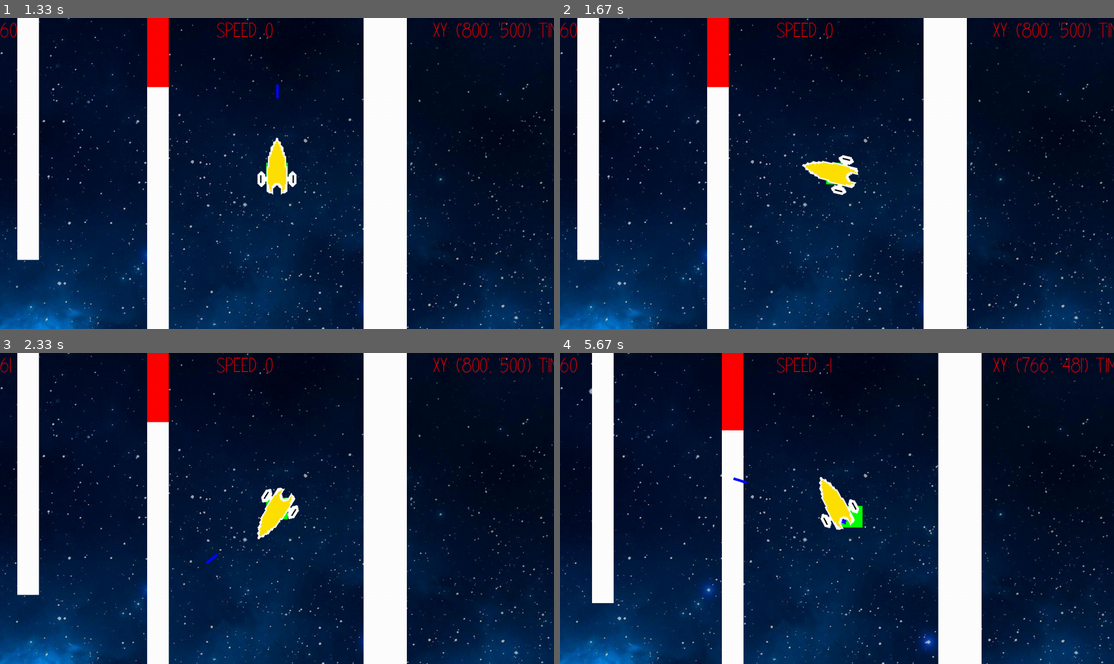
Above: before the commit, frames 1-4 (two rows, left to right).
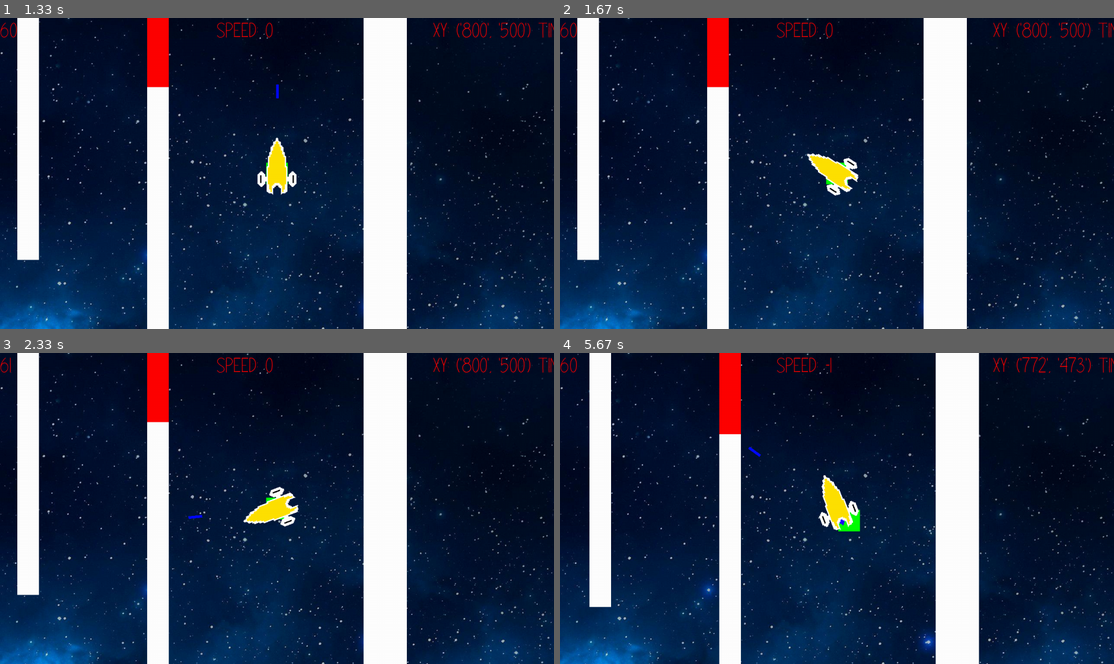
Above: after the commit, the same moments.

Repository: williamjamesj/pygame-project-williamjamesj
Game: pygame game, started from main.py
Two runs of this game, one before a commit and one after it. Both use one fixed random seed, a clock stepped at 60 frames per second and the inputs below.
Inputs (mouse positions are in pixels of both pictures, inside the frame that each line leads up to):
- Up to frame 1 (1.33 s): click (277, 142) at 0.38 s; click (277, 129) at 0.72 s; tap Space at 1 s
- Up to frame 2 (1.67 s): hold Left from 1.33 s (still down); tap Space at 1.4 s
- Up to frame 3 (2.33 s): tap Space at 1.7, 1.97, 2.3 s; release Left at 1.87 s; hold Down 1.9-2.2 s; hold Left from 2.23 s (still down)
- Up to frame 4 (5.67 s): tap Space at 2.6, 3.13, 3.43, 3.8, 4.2, 4.5, 4.7, 5, 5.2, 5.53 s; release Left at 2.63 s; hold Right 3.07-3.7 s; hold Down 3.73-4.1 s; hold Left 4.13-4.6 s; hold Right 4.63-5.1 s; hold Up 5.13-5.43 s; hold Right from 5.47 s (still down)

Frame 1 is identical in both runs. In frame 2, 0.6% of the frame differs, in the area x 43-54%, y 43-58%; in frame 3, 0.7%; in frame 4, 4.0%, in the area x 5-100%, y 0-100%.

Commit message:
added returns

Diff:
--- a/buttons.py
+++ b/buttons.py
@@ -14,6 +14,7 @@
         textw = self.rectangle.centerx - textobject.get_width()/2
         texth = self.rectangle.centery - textobject.get_height()/2
         surface.blit((textobject), (textw,texth))
+        return
     def interacts(self, mouseposition): # I probably should have just made it a sprite and used sprite collision code.
         mx,my = mouseposition
         topx,topy = self.rectangle.topleft
--- a/gameplay.py
+++ b/gameplay.py
@@ -17,7 +17,7 @@
     globals.destroyables = pygame.sprite.Group()
     playLevel(level)
     return
-def updatePlayer(keys):
+def updateGame(keys):
     globals.screen.blit(globals.backgroundpicture, (0,0))
     if keys[pygame.K_ESCAPE]==1:
         globals.gamestage = "levelselect"
--- a/levels.py
+++ b/levels.py
@@ -7,7 +7,7 @@
 def levelone():
     globals.spawnPointLocation = (800,500)
     globals.spawnPoint = SpawnPoint(globals.spawnPointLocation,50,50)
-    globals.playerspaceship = Spaceship(globals.spawnPointLocation,"yellowspaceship",10,0.1,0,4)
+    globals.playerspaceship = Spaceship(globals.spawnPointLocation,"yellowspaceship",10,0.1,0,3)
     globals.allobjects.add(globals.playerspaceship)
     globals.screen.blit(globals.backgroundpicture, (0,0))
     globals.allnonplayers.add(Barrier(500,300,50,600)) # Wall 1
@@ -23,11 +23,11 @@
 def leveltwo():
     globals.spawnPointLocation = (800,500)
     globals.spawnPoint = SpawnPoint(globals.spawnPointLocation,50,50)
-    globals.playerspaceship = Spaceship(globals.spawnPointLocation,"yellowspaceship",10,0.1,0,4)
+    globals.playerspaceship = Spaceship(globals.spawnPointLocation,"yellowspaceship",10,0.1,0,3)
     globals.allobjects.add(globals.playerspaceship)
     globals.screen.blit(globals.backgroundpicture, (0,0))
     globals.allnonplayers.add(Barrier(500,300,50,600)) # Wall 1
-    globals.destroyables.add(Destroyable(500,100,50,200)) # Wall 1
+    globals.destroyables.add(Destroyable(500,100,50,200)) # Wall 1 Destroyable
     globals.allnonplayers.add(Barrier(200,100,50,600)) # Wall 2
     globals.allnonplayers.add(Barrier(-100,300,50,600)) # Wall 3
     globals.allnonplayers.add(Barrier(-400,100,50,600)) # Wall 4
--- a/localisation.py
+++ b/localisation.py
@@ -2,9 +2,11 @@
 def readlang():
     f = open("resources/localisation/lastlang", "r")
     globals.lang = f.readline()
+    return
 def setlang(language):
     f = open("resources/localisation/lastlang","w")
     f.write(language)
+    return
 def readtexts():
     f = open(f"resources/localisation/{globals.lang}","r")
     languagesdict = {}
@@ -12,3 +14,4 @@
         key, value = i.split(":")
         languagesdict[key] = value.rstrip()
     globals.languagesdict = languagesdict
+    return
--- a/main.py
+++ b/main.py
@@ -2,7 +2,7 @@
 from pygame.locals import *
 from menu import checkingLevelOver, checkingSettings, displayLevelOver, displayMenu, checkingMenu, displaySettings, levelSelector, checkingLevel, displayInstructions, checkingInstructions
 import globalvariables as globals
-from gameplay import updatePlayer
+from gameplay import updateGame
 import os, sys
 import math
 import localisation
@@ -47,7 +47,7 @@
         elif event.type == USEREVENT + 1 and globals.gamestage == "game":
             globals.playerspaceship.canshoot = True
     if globals.gamestage == "game": # Loops while the player is playing the game, at the top of the elif list because it should be prioritised.
-        updatePlayer(pygame.key.get_pressed())
+        updateGame(pygame.key.get_pressed())
         globals.allobjects.draw(globals.screen)
         globals.allnonplayers.draw(globals.screen)
         globals.bullets.draw(globals.screen)
--- a/menu.py
+++ b/menu.py
@@ -41,14 +41,17 @@
 def displayInstructions():
     globals.screen.blit(globals.backgroundpicture, (0,0))
     globals.instructionsbackbutton = buttons.Button(300,100,[0,globals.dimensions[1]/2-100],globals.screen, globals.languagesdict["back"],100)
+    return
 def displaySettings():
     globals.screen.blit(globals.backgroundpicture, (0,0))
     globals.settingsbuttons.append(buttons.Button(300,100,[0,globals.dimensions[1]/2-100],globals.screen, globals.languagesdict["back"],100))
+    return
 def displayLevelOver():
     globals.screen.blit(globals.backgroundpicture, (0,0))
     buttons.Button(600,100,[0,-100],globals.screen, f"{globals.languagesdict['time']}: {math.floor(globals.leveltime/1000)} {globals.languagesdict['seconds']}",100,(255,255,255),(0,0,0))
     buttons.Button(800,100,[0,100],globals.screen, f"{globals.languagesdict['coinsgained']}: {math.floor(globals.coinsgained)}",100,(255,255,255),(0,0,0))
     globals.leveloverbackbutton = buttons.Button(300,100,[0,globals.dimensions[1]/2-100],globals.screen, globals.languagesdict["back"],100)
+    return
 def checkingMenu(position):
     if (globals.buttonArray[0].interacts(position)):
         globals.gamestage = "levelselect"
@@ -66,34 +69,25 @@
     if (globals.levelbuttonArray[-1].interacts(position)):
         globals.gamestage = "menu"
         globals.buttonArray = [] # Clears the previous inhabitants of the array
-        return
     elif(globals.levelbuttonArray[0].interacts(position)):
         game.playGame(1)
-        return
     elif(globals.levelbuttonArray[1].interacts(position)):
         game.playGame(2)
-        return
     elif(globals.levelbuttonArray[2].interacts(position)):
         game.playGame(3)
-        return
     elif(globals.levelbuttonArray[3].interacts(position)):
         game.playGame(4)
-        return
     elif(globals.levelbuttonArray[4].interacts(position)):
         game.playGame(5)
-        return
     elif(globals.levelbuttonArray[5].interacts(position)):
         game.playGame(6)
-        return
     elif(globals.levelbuttonArray[6].interacts(position)):
         game.playGame(7)
-        return
     elif(globals.levelbuttonArray[7].interacts(position)):
         game.playGame(8)
-        return
     elif(globals.levelbuttonArray[8].interacts(position)):
         game.playGame(9)
-        return
+    return
 def checkingInstructions(position):
     if (globals.instructionsbackbutton.interacts(position)):
         globals.gamestage = "menu"
--- a/obstacle.py
+++ b/obstacle.py
@@ -14,10 +14,12 @@
         self.rect = self.image.get_rect()
         self.rect.x = x; self.rect.y = y
         self.mask = pygame.mask.from_surface(self.image)
+        return
     def update(self):
         self.rect.x = self.x-globals.playerspaceship.percievedx
         self.rect.y = self.y-globals.playerspaceship.percievedy # The platform moves, the player stays stationary, so that the screen can scroll
         self.image.fill(self.colour)
+        return
     def draw(self):
         globals.screen.blit(self.image,(self.rect.x,self.rect.y))
         return
@@ -25,17 +27,21 @@
     def __init__(self,x,y,width,height):
         super().__init__(x,y,width,height)
         self.colour = (255,255,0)
+        return
 class SpawnPoint(Barrier):
     def __init__(self,coords,width,height):
         self.x, self.y = coords
         super().__init__(self.x,self.y,width,height)
         self.colour = (0,255,0)
         self.rect.centerx, self.rect.centery = coords
+        return
     def update(self):
         self.rect.centerx = self.x-globals.playerspaceship.percievedx
         self.rect.centery = self.y-globals.playerspaceship.percievedy # The platform moves, the player stays stationary, so that the screen can scroll
         self.image.fill(self.colour)
+        return
 class Destroyable(Barrier):
     def __init__(self, x, y, width, height):
         super().__init__(x, y, width, height)
         self.colour = (255,0,0)
+        return
--- a/persistantdata.py
+++ b/persistantdata.py
@@ -21,3 +21,4 @@
     """)
     cursy.connection.commit()
     cursy.close()
+    return
--- a/spaceship.py
+++ b/spaceship.py
@@ -18,7 +18,7 @@
         fileslist.append(pygame.image.load(os.path.join(directory,i)).convert_alpha())
     return fileslist
 class Spaceship(pygame.sprite.Sprite):
-    def __init__(self,coords,appearance,maxspeed, acceleration, direction, turnspeed):
+    def __init__(self,coords,appearance,maxspeed, acceleration, direction, turnspeed, firerate=1):
         super().__init__() # Very important
         self.appearance = appearance
         self.imagelist = findImages(f"resources/spaceships/{str(appearance)}/")
@@ -33,6 +33,7 @@
         self.percievedx = coords[0]
         self.percievedy = coords[1]
         self.canshoot = True
+        self.firerate = firerate
         return
     def update(self,doThrust,doSlow,left,right,doshoot):
         if doThrust:
@@ -45,7 +46,7 @@
             self.direction -= self.turnspeed
         if doshoot and self.canshoot:
             globals.bullets.add(Bullet(globals.playerorigin[0]+self.percievedx,globals.playerorigin[1]+self.percievedy, self.direction, 10))
-            pygame.time.set_timer(USEREVENT + 1, 1000)
+            pygame.time.set_timer(USEREVENT + 1, self.firerate*1000)
             self.canshoot = False
         if self.speed > 0: # Stops the spaceship from going in reverse, because thats not what spaceships do.
             self.speed = 0
